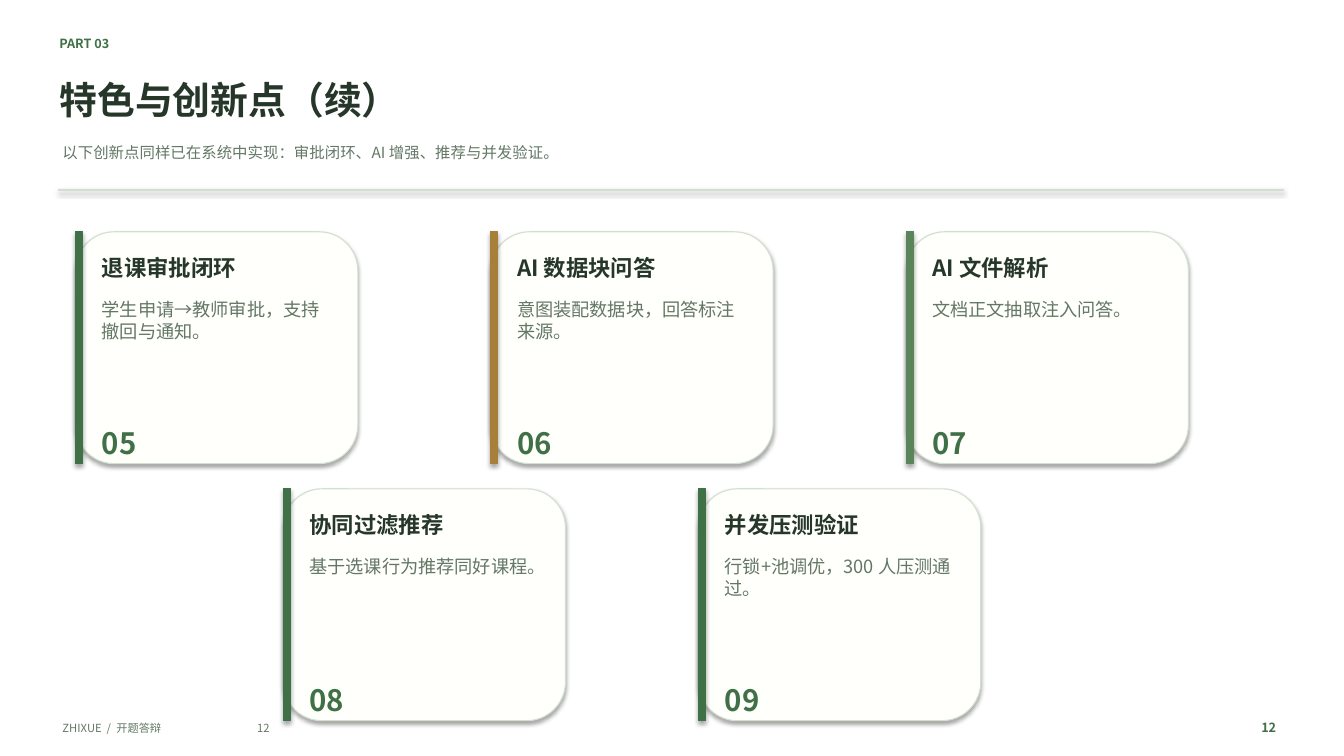
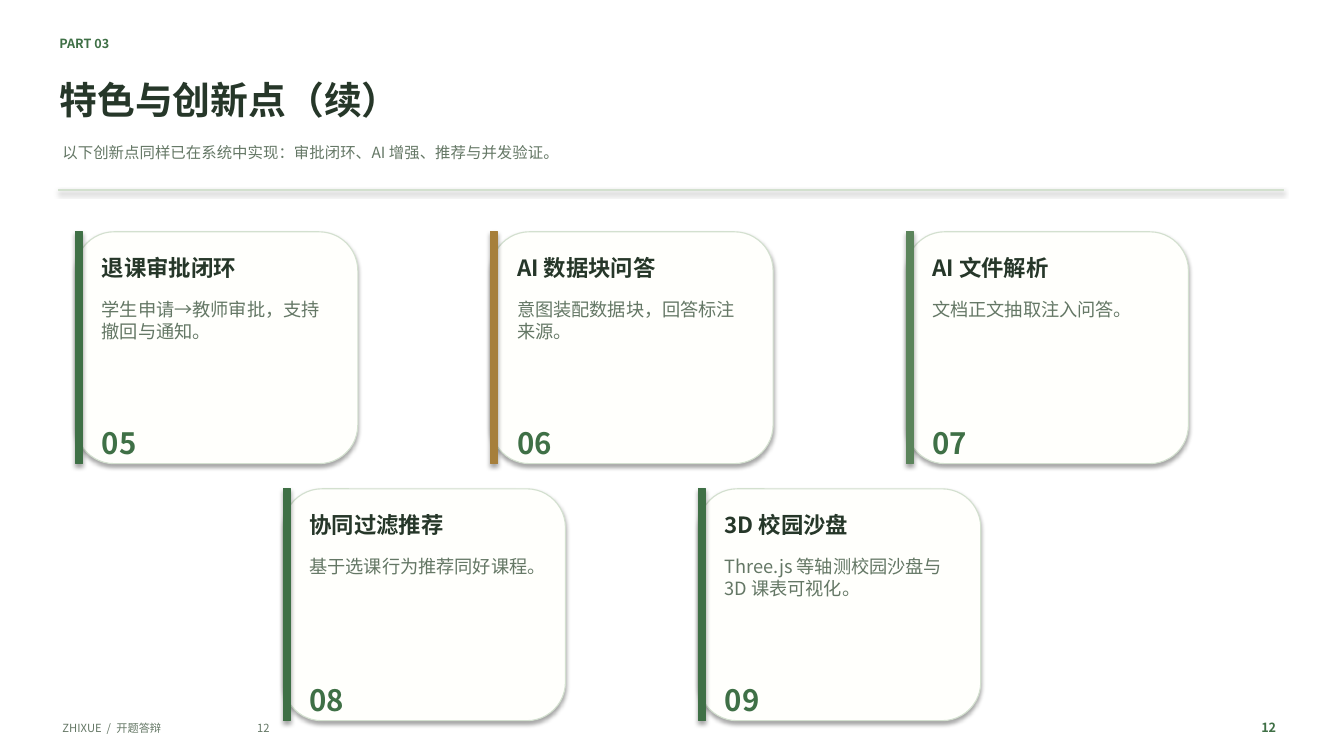
Before and after one commit to ghy366/--zhixue, a slide deck: slide 12 of docs/智学选课_开题答辩_浅色森林绿主题.pptx. Drawn at 1344x756 pixels with LibreOffice and Linux fonts; fonts in the diff are those of the drawing. Boxes give left, top, right and bottom in pixels: in the first picture for what was removed or moved away, otherwise in the second. Text is boxed around its words. In the diff, an @@ line names an element or a change of style, - is before the commit and + after.

Commit message:
docs: 创新点(续)修订 —— 09 并发压测改为 3D 校园沙盘(测试活动不属于创新功能)

```diff
--- a/docs/智学选课_开题答辩_浅色森林绿主题.pptx
+++ b/docs/智学选课_开题答辩_浅色森林绿主题.pptx
@@ text at [725,514,848,535]: text changed @@
-并发压测验证
+3D 校园沙盘
@@ text at [725,557,942,597]: text changed @@
-行锁+池调优，300 人压测通过。
+Three.js 等轴测校园沙盘与 3D 课表可视化。
```
